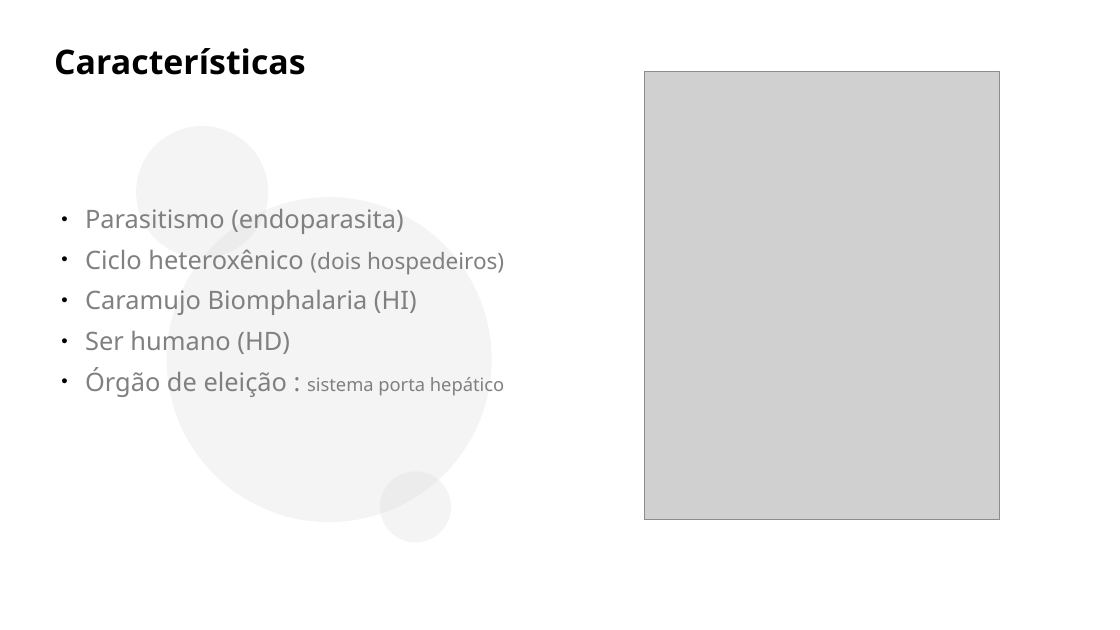
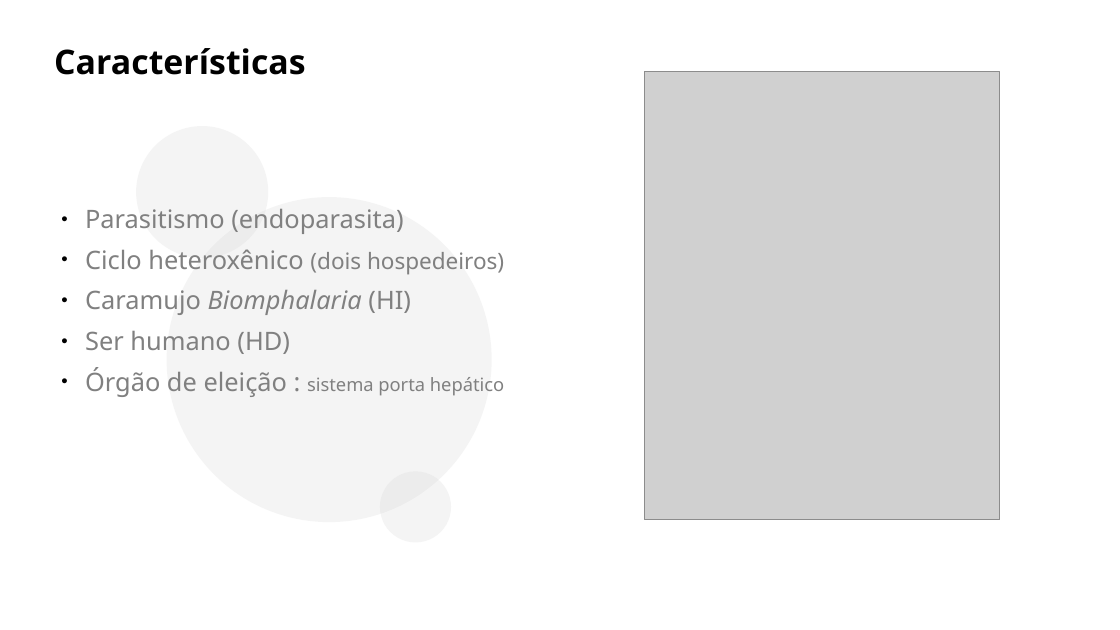
Before and after one commit to andreypereira08/teste, a slide deck: slide 8 of esquistossomose_atvbio.odp. Drawn at 1120x630 pixels with LibreOffice and Linux fonts; fonts in the diff are those of the drawing; grey boxes stand for pictures; background and template pictures are left out. Boxes give left, top, right and bottom in pixels: in the first picture for what was removed or moved away, otherwise in the second. Text is boxed around its words. In the diff, an @@ line names an element or a change of style, - is before the commit and + after.

```diff
--- a/esquistossomose_atvbio.odp
+++ b/esquistossomose_atvbio.odp
@@ text at [85, 290, 411, 315]: italic on in "Biomphalaria" @@
```
Also in this commit, not shown: 1 other file.
